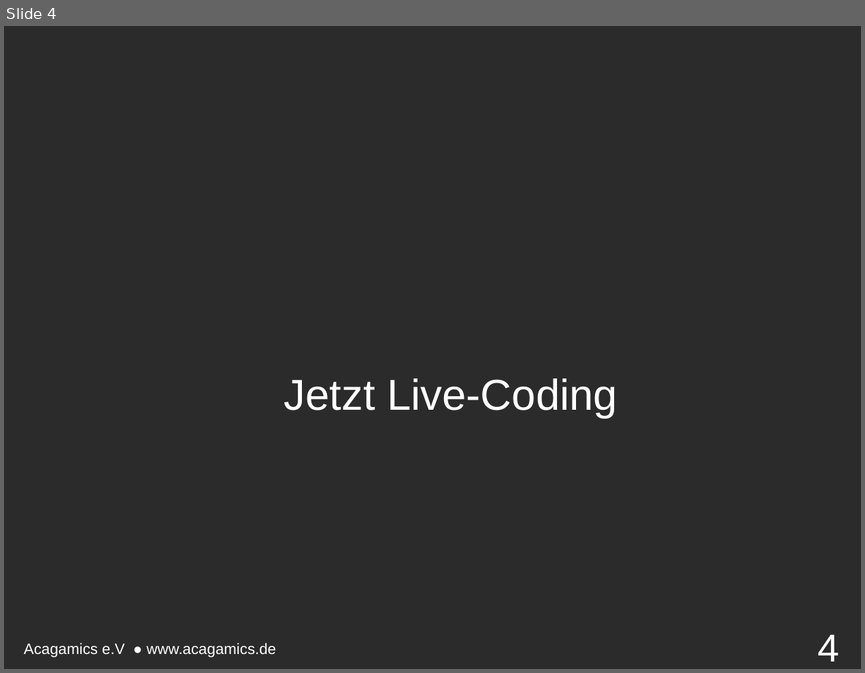
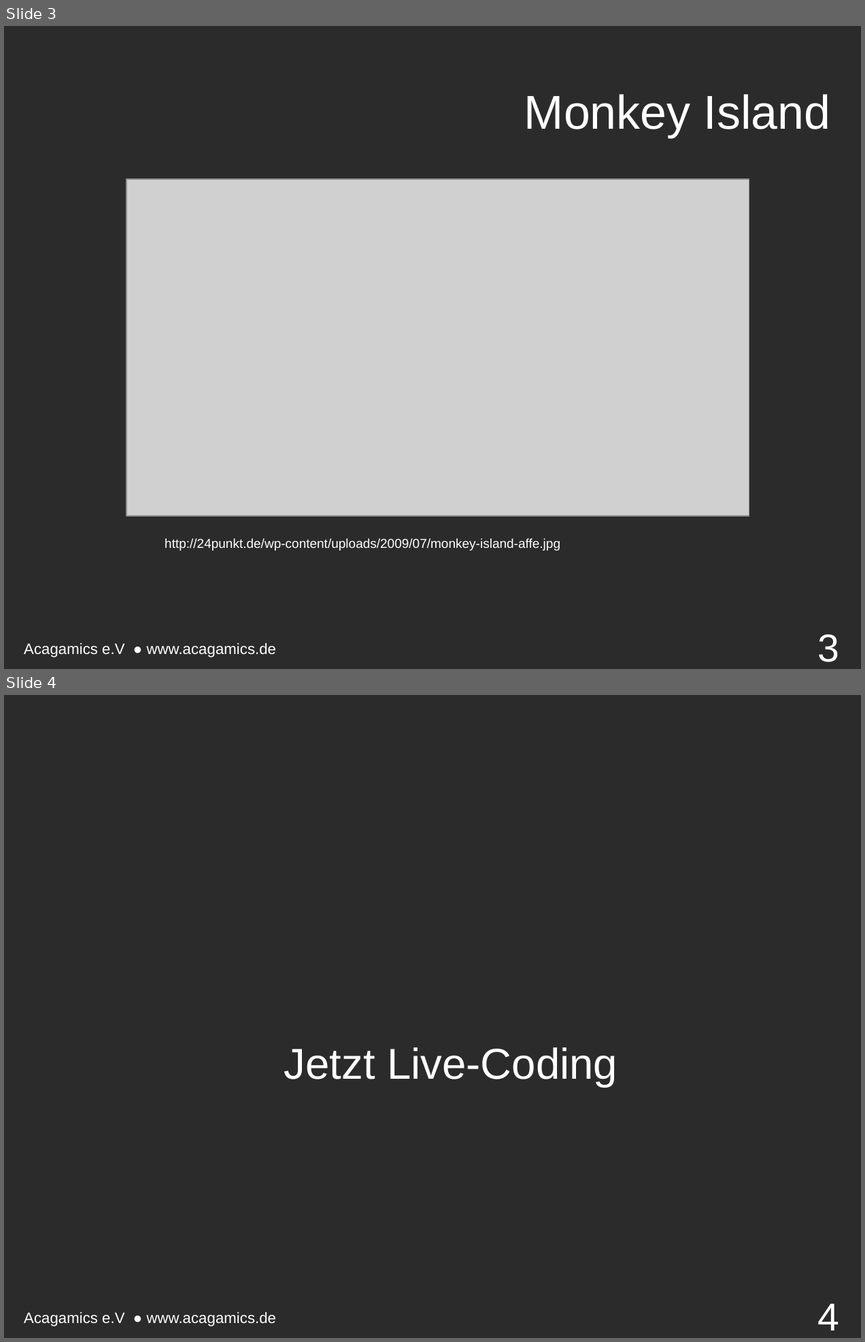
Before and after one commit to endert/Intro2D, a slide deck: 8. Vorlesung 02.12.15/8. Vorstellung.odp. Shown one above the other, each under a label of ours: slide 4 before the commit, slides 3 and 4 after it. The pictures are 865x673 and 865x1342 pixels, drawn with LibreOffice and Linux fonts; fonts in the diff are those of the drawing; grey boxes stand for pictures; background and template pictures are left out; a plain dark background stands for a picture behind light text. Boxes give left, top, right and bottom in pixels: in the first picture for what was removed or moved away, otherwise in the second. Text is boxed around its words. In the diff, an @@ line names an element or a change of style, - is before the commit and + after.

```diff
--- a/8. Vorlesung 02.12.15/8. Vorstellung.odp
+++ b/8. Vorlesung 02.12.15/8. Vorstellung.odp
@@ slide 3 added at <box>4,26,861,669</box>, background picture (left out); not listed: 1 template element that a slide beside it also shows @@
@@ title added at <box>524,94,830,138</box>, 44 pt, text #FFFFFF @@
+Monkey Island
@@ picture added at <box>126,179,749,516</box> @@
@@ text added at <box>164,538,560,550</box>, 12 pt, text #FFFFFF @@
+http://24punkt.de/wp-content/uploads/2009/07/monkey-island-affe.jpg
@@ page number added at <box>818,634,840,662</box>, 36 pt, text #FFFFFF @@
+3
```
Also in this commit, not shown: 1 other slide added, 2 slides removed, 4 other files.
